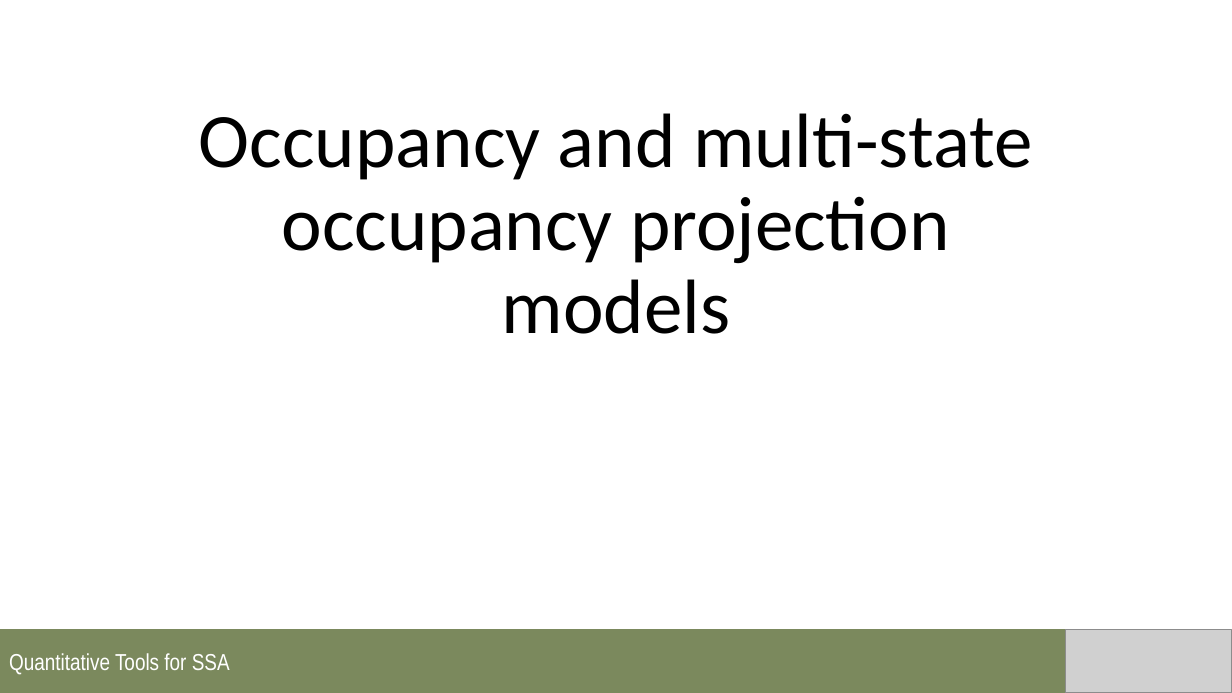
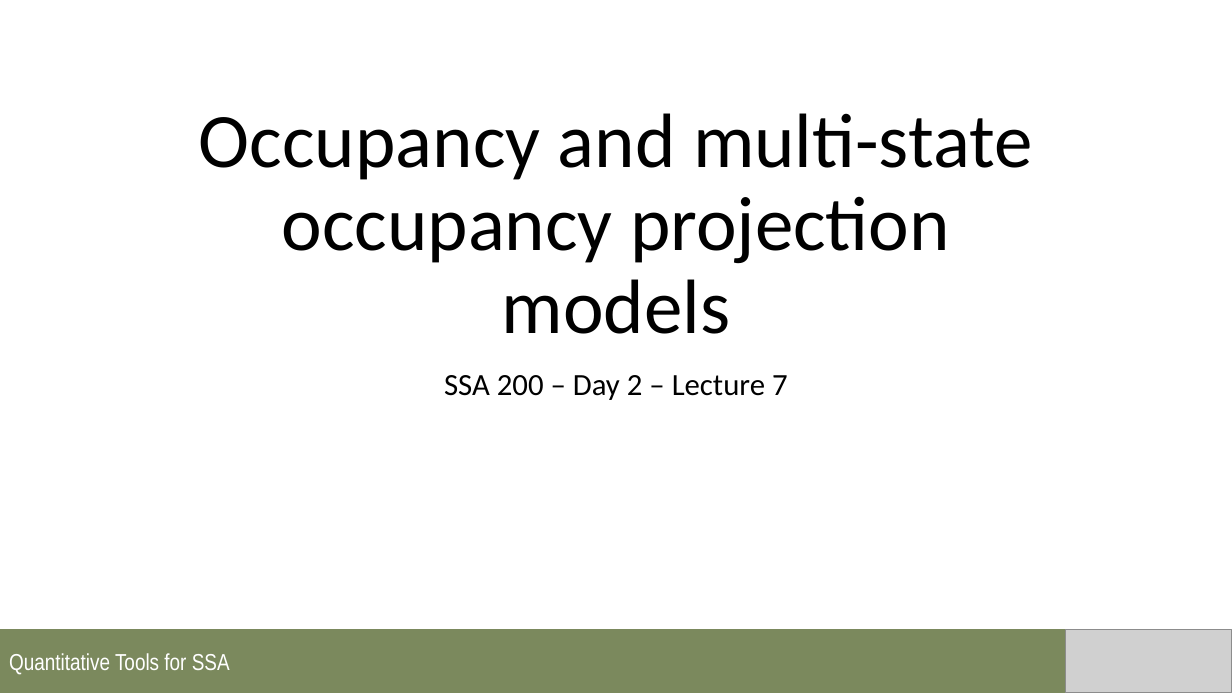
Before and after one commit to ssa200/ssa200.github.io, a slide deck: slide 1 of static/temp-to-revise/07_occ-multistate-projections.pptx. Drawn at 1232x693 pixels with LibreOffice and Linux fonts; fonts in the diff are those of the drawing; grey boxes stand for pictures. Boxes give left, top, right and bottom in pixels: in the first picture for what was removed or moved away, otherwise in the second. Text is boxed around its words. In the diff, an @@ line names an element or a change of style, - is before the commit and + after.

```diff
--- a/static/temp-to-revise/07_occ-multistate-projections.pptx
+++ b/static/temp-to-revise/07_occ-multistate-projections.pptx
@@ subtitle added at (444, 375, 788, 400), 24 pt, text #000000 @@
+SSA 200 – Day 2 – Lecture 7
```
Also in this commit, not shown: 1 other slide changed, 5 other files.
